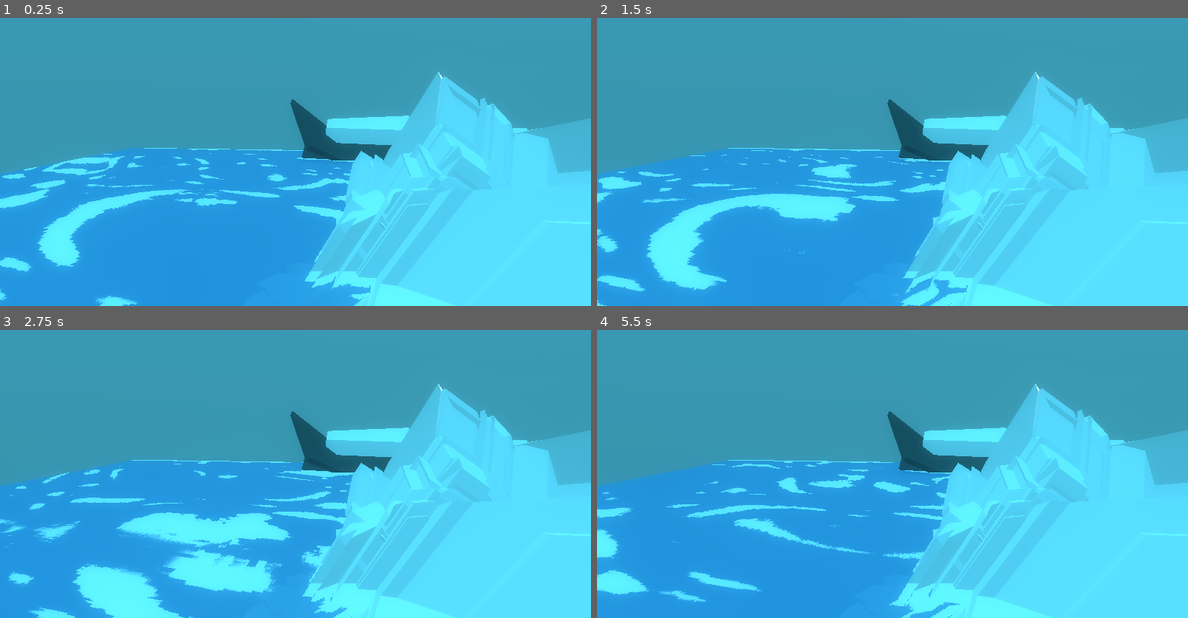
Above: before the commit, frames 1-4 (two rows, left to right).
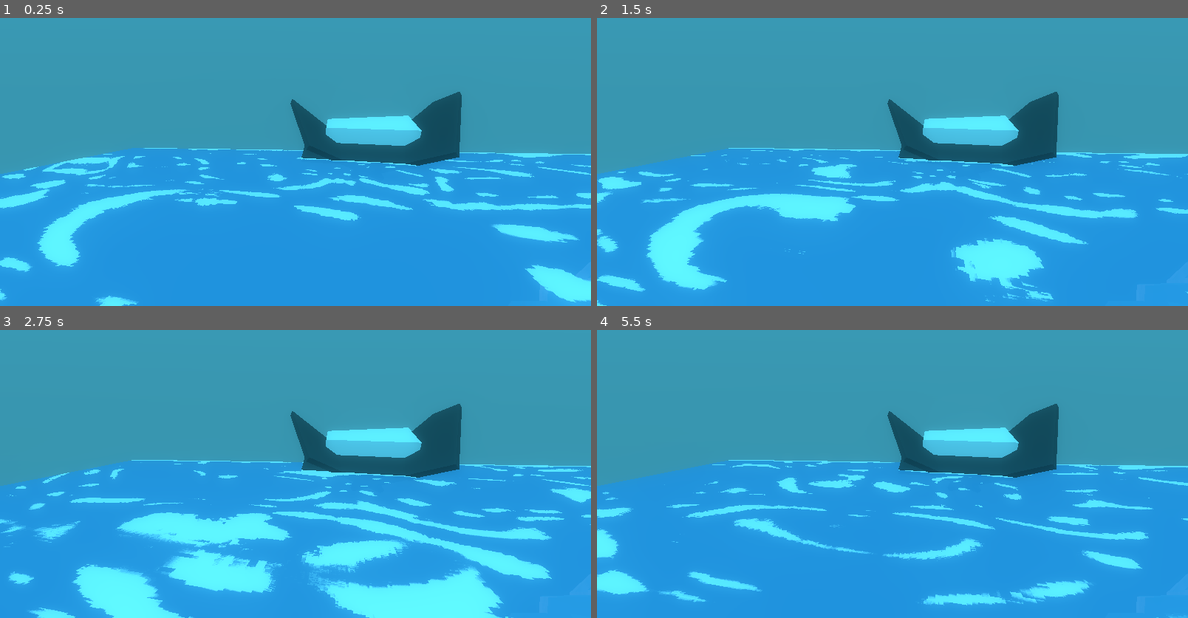
Above: after the commit, the same moments.

Repository: nikolajbaer/ld50
Game: Godot game, scene res://Scenes/root.tscn
The game is run twice, just before and just after one commit, with the same random seed, the same clock (stepped at 60 frames per second) and the same inputs.
Inputs (mouse positions are in pixels of both pictures, inside the frame that each line leads up to):
- Up to frame 1 (0.25 s): no input
- Up to frame 2 (1.5 s): move the mouse to (1022, 115) at 0.52 s; click (1022, 115) at 0.67 s; drag from (774, 150) to (862, 202) at 1.27 s
- Up to frame 3 (2.75 s): move the mouse to (354, 370) at 2.02 s; click (354, 370) at 2.17 s
- Up to frame 4 (5.5 s): drag from (862, 514) to (715, 393) at 2.77 s; move the mouse to (1069, 497) at 3.52 s; click (1069, 497) at 3.67 s; drag from (715, 393) to (803, 358) at 4.27 s; move the mouse to (922, 445) at 5.02 s; click (922, 445) at 5.17 s

The runs differ from the first frame. In frame 1, 25% of the frame differs, in the area x 51-100%, y 18-100%; in frame 2, 26%; in frame 3, 22%; in frame 4, 26%, in the area x 49-100%, y 18-100%.
Error in both runs: Invalid get index 'global_transform' (on base: 'null instance'). (res://root.gd:21)

Commit message:
root scene changes

Diff:
--- a/Scenes/root.tscn
+++ b/Scenes/root.tscn
@@ -71,7 +71,7 @@
 shape = SubResource( 3 )
 
 [node name="berg" parent="." instance=ExtResource( 5 )]
-transform = Transform( 0.961899, 0.273404, 4.31939e-05, -0.273404, 0.961899, -7.21495e-05, -6.12792e-05, 5.75857e-05, 1, 0, -21.7158, 37.4661 )
+transform = Transform( 0.961899, 0.273404, 4.31939e-05, -0.273404, 0.961899, -7.21495e-05, -6.12792e-05, 5.75857e-05, 1, 42, -21.7158, 37.4661 )
 
 [node name="RichTextLabel" type="RichTextLabel" parent="."]
 margin_right = 228.0
